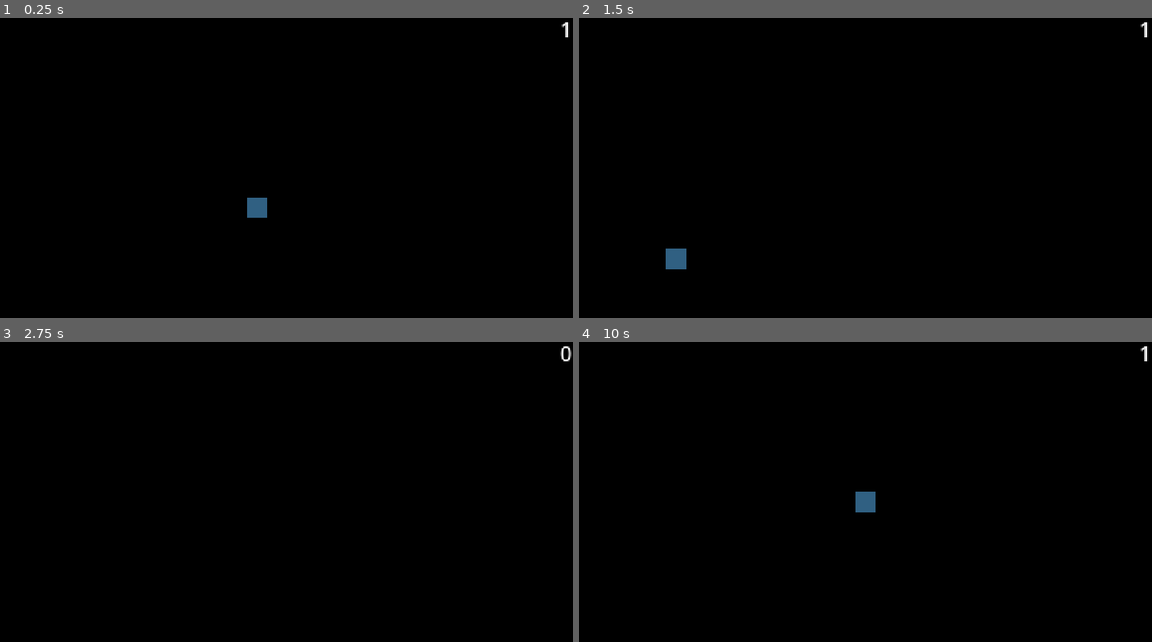
Above: before the commit, frames 1-4 (two rows, left to right).
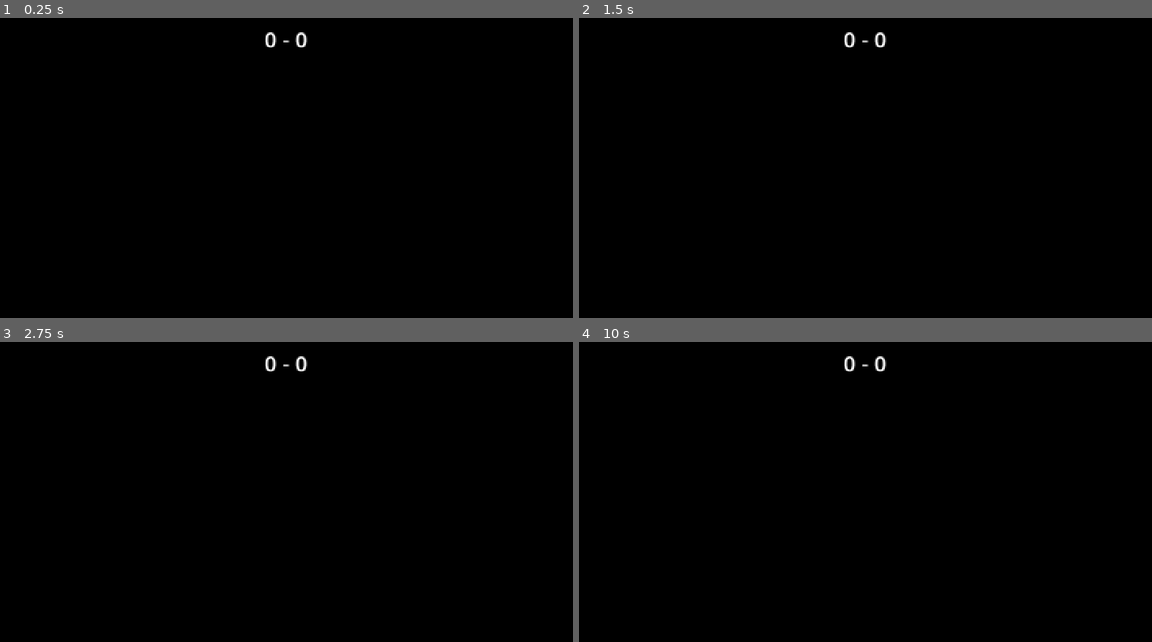
Above: after the commit, the same moments.

Repository: Axelrpg/Pong
Game: Godot game, scene res://scenes/main.tscn
Same seed, same stepped clock (60 frames per second), same inputs: the game is played once before the commit and once after it.
Inputs:
- Up to frame 1 (0.25 s): no input
- Up to frame 2 (1.5 s): hold W (up) 0.53-1.28 s; hold S (down) from 1.28 s (still down)
- Up to frame 3 (2.75 s): release S (down) at 2.03 s; hold W (up) from 2.03 s (still down)
- Up to frame 4 (10 s): tap Enter at 3.5, 5, 6.5 s; release W (up) at 3.53 s; hold S (down) 3.53-5.78 s; tap Space at 4.25, 5.75, 7.25 s; hold W (up) 5.78-8.03 s; hold S (down) 8.03-9.53 s; hold W (up) from 9.53 s (still down)

The runs differ from the first frame. In frame 1, 0.4% of the frame differs, in the area x 43-100%, y 1-67%; in frame 2, 0.4%, in the area x 15-100%, y 1-84%; in frame 3, 0.2%; in frame 4, 0.4%.

Commit message:
Split death zones, add scoring & player spawn
Refactor death zone into left/right areas with add_score signals and new scenes/scripts; wire signals to main to track left/right scores and update UI labels. Reduce ball Y speed adjustment in ball.gd (±1 instead of ±5). Update game_container to use a Timer and start spawning only when enough players connect (peer_connected -> _check_player_count), removing the previous immediate spawn call. Add player management in game_manager: track connected_players, assign player_index on connect, limit spawns, and position/flip players based on index. Scene files updated accordingly (new DeathZoneRight scene, renamed DeathZoneLeft, updated GameContainer and Main UI to show two score labels).

Diff:
--- a/scenes/ball.gd
+++ b/scenes/ball.gd
@@ -38,6 +38,6 @@
 
 	speed_y *= -1
 	if (speed_y > 0):
-		speed_y += 5
+		speed_y += 1
 	else:
-		speed_y -= 5
+		speed_y -= 1
--- a/scenes/death_zone.tscn
+++ /dev/null
@@ -1,17 +0,0 @@
-[gd_scene format=3 uid="uid://vnmc8vmw4pqg"]
-
-[ext_resource type="Script" uid="uid://bxj3a4e3vq11k" path="res://scenes/death_zone.gd" id="1_orvjg"]
-
-[sub_resource type="RectangleShape2D" id="RectangleShape2D_wqhvx"]
-size = Vector2(8, 240)
-
-[node name="DeathZone" type="Area2D" unique_id=864519240]
-collision_layer = 0
-collision_mask = 2
-script = ExtResource("1_orvjg")
-
-[node name="CollisionShape2D" type="CollisionShape2D" parent="." unique_id=1288334672]
-position = Vector2(-12, 120)
-shape = SubResource("RectangleShape2D_wqhvx")
-
-[connection signal="body_exited" from="." to="." method="_on_body_exited"]
--- a/scenes/death_zone.gd
+++ b/scenes/death_zone_left.gd
@@ -1,9 +1,9 @@
 extends Area2D
 
-signal ball_removed
+signal add_score
 
 func _on_body_exited(body: Node2D) -> void:
 	if multiplayer.is_server():
 		if body.is_in_group("ball"):
-			ball_removed.emit()
+			add_score.emit(1)
 			body.queue_free()
--- /dev/null
+++ b/scenes/death_zone_left.tscn
@@ -0,0 +1,17 @@
+[gd_scene format=3 uid="uid://vnmc8vmw4pqg"]
+
+[ext_resource type="Script" uid="uid://bxj3a4e3vq11k" path="res://scenes/death_zone_left.gd" id="1_juhdn"]
+
+[sub_resource type="RectangleShape2D" id="RectangleShape2D_juhdn"]
+size = Vector2(8, 240)
+
+[node name="DeathZoneLeft" type="Area2D" unique_id=864519240]
+collision_layer = 0
+collision_mask = 2
+script = ExtResource("1_juhdn")
+
+[node name="CollisionShape2D" type="CollisionShape2D" parent="." unique_id=941571587]
+position = Vector2(-12, 120)
+shape = SubResource("RectangleShape2D_juhdn")
+
+[connection signal="body_exited" from="." to="." method="_on_body_exited"]
--- /dev/null
+++ b/scenes/death_zone_right.gd
@@ -0,0 +1,9 @@
+extends Area2D
+
+signal add_score
+
+func _on_body_exited(body: Node2D) -> void:
+	if multiplayer.is_server():
+		if body.is_in_group("ball"):
+			add_score.emit(0)
+			body.queue_free()
--- /dev/null
+++ b/scenes/death_zone_right.tscn
@@ -0,0 +1,17 @@
+[gd_scene format=3 uid="uid://c0yjdrfh38pox"]
+
+[ext_resource type="Script" uid="uid://d3txkjots61cn" path="res://scenes/death_zone_right.gd" id="1_4e4w8"]
+
+[sub_resource type="RectangleShape2D" id="RectangleShape2D_7fijf"]
+size = Vector2(8, 240)
+
+[node name="DeathZoneRight" type="Area2D" unique_id=1840296561]
+collision_layer = 0
+collision_mask = 2
+script = ExtResource("1_4e4w8")
+
+[node name="CollisionShape2D" type="CollisionShape2D" parent="." unique_id=542303364]
+position = Vector2(460, 120)
+shape = SubResource("RectangleShape2D_7fijf")
+
+[connection signal="body_exited" from="." to="." method="_on_body_exited"]
--- a/scenes/game_container.gd
+++ b/scenes/game_container.gd
@@ -4,17 +4,23 @@
 
 @onready var ball_spawner = $MultiplayerSpawnerBalls
 @onready var ball_position = $BallPosition
+@onready var timer = $Timer
 
 func _ready() -> void:
 	ball_spawner.spawn_function = _create_ball
 
 	await get_tree().process_frame
 
-	if multiplayer.multiplayer_peer == null:
-		return
+	if multiplayer.is_server():
+		multiplayer.peer_connected.connect(_on_player_connected)
+		_check_player_count()
 
-	if multiplayer.is_server():
-		_spawn_ball()
+func _on_player_connected(_id: int) -> void:
+	_check_player_count()
+
+func _check_player_count() -> void:
+	if multiplayer.get_peers().size() == 2:
+		timer.start()
 
 func _create_ball(data):
 	var instance = ball_scene.instantiate()
@@ -24,14 +30,7 @@
 
 	return instance
 
-func _spawn_ball():
-	if multiplayer.is_server():
-		var initial_position = ball_position.position
-		ball_spawner.spawn(initial_position)
-		get_parent().ball_count += 1
-
 func _on_timer_timeout() -> void:
 	if multiplayer.is_server():
 		var initial_position = ball_position.position
 		ball_spawner.spawn(initial_position)
-		get_parent().ball_count += 1
--- a/scenes/game_container.tscn
+++ b/scenes/game_container.tscn
@@ -5,8 +5,8 @@
 [ext_resource type="PackedScene" uid="uid://bkgsgplmdrdk4" path="res://scenes/ball.tscn" id="2_3knfh"]
 [ext_resource type="Texture2D" uid="uid://bv54h61cdibe0" path="res://sprites/background.png" id="2_hhqt2"]
 [ext_resource type="PackedScene" uid="uid://b28e5xojgtupk" path="res://scenes/rebounds.tscn" id="4_af2yf"]
-[ext_resource type="PackedScene" uid="uid://x0b1542mt1ap" path="res://scenes/fake_player.tscn" id="5_w821k"]
-[ext_resource type="PackedScene" uid="uid://vnmc8vmw4pqg" path="res://scenes/death_zone.tscn" id="7_3knfh"]
+[ext_resource type="PackedScene" uid="uid://vnmc8vmw4pqg" path="res://scenes/death_zone_left.tscn" id="7_3knfh"]
+[ext_resource type="PackedScene" uid="uid://c0yjdrfh38pox" path="res://scenes/death_zone_right.tscn" id="7_hhqt2"]
 
 [node name="GameContainer" type="Node2D" unique_id=275070250]
 script = ExtResource("1_hhqt2")
@@ -21,12 +21,15 @@
 
 [node name="Rebounds" parent="." unique_id=40427593 instance=ExtResource("4_af2yf")]
 
-[node name="FakePlayer" parent="." unique_id=115205603 instance=ExtResource("5_w821k")]
+[node name="DeathZoneLeft" parent="." unique_id=864519240 instance=ExtResource("7_3knfh")]
 
-[node name="DeathZone" parent="." unique_id=864519240 instance=ExtResource("7_3knfh")]
+[node name="DeathZoneRight" parent="." unique_id=1840296561 instance=ExtResource("7_hhqt2")]
 
-[node name="PlayerPosition" type="Marker2D" parent="." unique_id=1769634484]
+[node name="PlayerPosition1" type="Marker2D" parent="." unique_id=1769634484]
 position = Vector2(16, 128)
+
+[node name="PlayerPosition2" type="Marker2D" parent="." unique_id=715821582]
+position = Vector2(432, 128)
 
 [node name="BallPosition" type="Marker2D" parent="." unique_id=1882607523]
 position = Vector2(224, 128)
--- a/scenes/game_manager.gd
+++ b/scenes/game_manager.gd
@@ -5,6 +5,8 @@
 
 const ip = "127.0.0.1"
 const port = 7777
+
+var connected_players = {}
 
 func _ready() -> void:
 	randomize()
@@ -46,8 +48,14 @@
 
 func _on_peer_connected(id: int) -> void:
 	if multiplayer.is_server():
-		print("Jugador conectado con ID: ", id)
-		_spawn_player(id)
+		var player_index = connected_players.size()
+		connected_players[id] = player_index
+
+		if connected_players.size() >= 3:
+			return
+
+		_spawn_player(id, player_index)
+		print("Jugador conectado: ", id, " Es el número: ", player_index + 1)
 
 func _on_peer_disconnected(id: int) -> void:
 	if multiplayer.is_server():
@@ -56,7 +64,7 @@
 		if player_to_remove:
 			player_to_remove.queue_free()
 
-func _spawn_player(id: int) -> void:
+func _spawn_player(id: int, player_index: int) -> void:
 	var new_player = player_scene.instantiate()
 	new_player.name = str(id)
 	new_player.set_multiplayer_authority(id)
@@ -65,6 +73,13 @@
 	new_player.modulate = random_color
 
 	var initial_position: Vector2
-	initial_position = game_container.get_node("PlayerPosition").global_position
-	new_player.global_position = initial_position
+	match player_index:
+		0:
+			initial_position = game_container.get_node("PlayerPosition1").global_position
+			new_player.global_position = initial_position
+		1:
+			initial_position = game_container.get_node("PlayerPosition2").global_position
+			new_player.scale.x *= -1
+			new_player.global_position = initial_position
+
 	game_container.add_child(new_player)
--- a/scenes/main.gd
+++ b/scenes/main.gd
@@ -1,36 +1,37 @@
 extends Node2D
 
 @onready var game_container = $GameContainer
-@onready var death_zone = $"GameContainer/DeathZone"
-@onready var ball_count_label = $UI/Label
-@onready var timer = $GameContainer/Timer
+@onready var death_zone_left = $GameContainer/DeathZoneLeft
+@onready var death_zone_right = $GameContainer/DeathZoneRight
+@onready var left_score_label = $UI/HBoxContainer/LeftScoreLabel
+@onready var right_score_label = $UI/HBoxContainer/RightScoreLabel
 
-@export var game_over_scene : PackedScene
+@export var left_score : int = 0:
+	set(value):
+		left_score = value
+		if is_node_ready():
+			_update_left_score()
 
-@export var ball_count : int = 0:
+@export var right_score : int = 0:
 	set(value):
-		ball_count = value
+		right_score = value
 		if is_node_ready():
-			_update_label()
+			_update_right_score()
 
 func _ready() -> void:
+	death_zone_left.add_score.connect(_add_score)
+	death_zone_right.add_score.connect(_add_score)
+
+func _add_score(side: int) -> void:
 	if multiplayer.is_server():
-		death_zone.ball_removed.connect(remove_ball)
-		timer.start()
+		match side:
+			0:
+				left_score += 1
+			1:
+				right_score += 1
 
-func add_ball() -> void:
-	if multiplayer.is_server():
-		ball_count += 1
+func _update_left_score():
+	left_score_label.text = str(left_score)
 
-func remove_ball() -> void:
-	if multiplayer.is_server():
-		ball_count -= 1
-
-func _update_label():
-	ball_count_label.text = str(ball_count)
-
-func _on_death_zone_game_over() -> void:
-	call_deferred("_change_to_game_over_scene")
-
-func _change_to_game_over_scene() -> void:
-	get_tree().change_scene_to_packed(game_over_scene)
+func _update_right_score():
+	right_score_label.text = str(right_score)
--- a/scenes/main.tscn
+++ b/scenes/main.tscn
@@ -3,28 +3,41 @@
 [ext_resource type="PackedScene" uid="uid://dn76emtcyx2ki" path="res://scenes/game_manager.tscn" id="1_0wfyh"]
 [ext_resource type="Script" uid="uid://dhkfvsy0xqrk4" path="res://scenes/main.gd" id="1_sugp2"]
 [ext_resource type="PackedScene" uid="uid://djwewioeynbpj" path="res://scenes/game_container.tscn" id="2_0wfyh"]
-[ext_resource type="PackedScene" uid="uid://ef120v2og170" path="res://scenes/game_over.tscn" id="2_jyhfs"]
 [ext_resource type="PackedScene" uid="uid://qet1tfjqc86l" path="res://scenes/player.tscn" id="4_tbgi4"]
 
 [sub_resource type="SceneReplicationConfig" id="SceneReplicationConfig_jyhfs"]
-properties/0/path = NodePath("UI/Label:text")
+properties/0/path = NodePath("UI/HBoxContainer/LeftScoreLabel:text")
 properties/0/spawn = true
 properties/0/replication_mode = 1
+properties/1/path = NodePath("UI/HBoxContainer/RightScoreLabel:text")
+properties/1/spawn = true
+properties/1/replication_mode = 1
 
 [node name="Main" type="Node2D" unique_id=1174270000]
 script = ExtResource("1_sugp2")
-game_over_scene = ExtResource("2_jyhfs")
 
 [node name="MultiplayerSynchronizer" type="MultiplayerSynchronizer" parent="." unique_id=1570585859]
 replication_config = SubResource("SceneReplicationConfig_jyhfs")
 
 [node name="UI" type="CanvasLayer" parent="." unique_id=1734304528]
 
-[node name="Label" type="Label" parent="UI" unique_id=1858107003]
+[node name="HBoxContainer" type="HBoxContainer" parent="UI" unique_id=1198456107]
 offset_right = 448.0
-offset_bottom = 240.0
-text = "Pelotas:"
-horizontal_alignment = 2
+offset_bottom = 40.0
+alignment = 1
+
+[node name="LeftScoreLabel" type="Label" parent="UI/HBoxContainer" unique_id=101730023]
+layout_mode = 2
+text = "0"
+
+[node name="ScoreLabel" type="Label" parent="UI/HBoxContainer" unique_id=1858107003]
+layout_mode = 2
+text = "-"
+horizontal_alignment = 1
+
+[node name="RightScoreLabel" type="Label" parent="UI/HBoxContainer" unique_id=1641367146]
+layout_mode = 2
+text = "0"
 
 [node name="GameManager" parent="." unique_id=1903856404 node_paths=PackedStringArray("game_container") instance=ExtResource("1_0wfyh")]
 player_scene = ExtResource("4_tbgi4")
Renamed: scenes/death_zone.gd.uid -> scenes/death_zone_left.gd.uid
Not shown, added: scenes/death_zone_right.gd.uid
